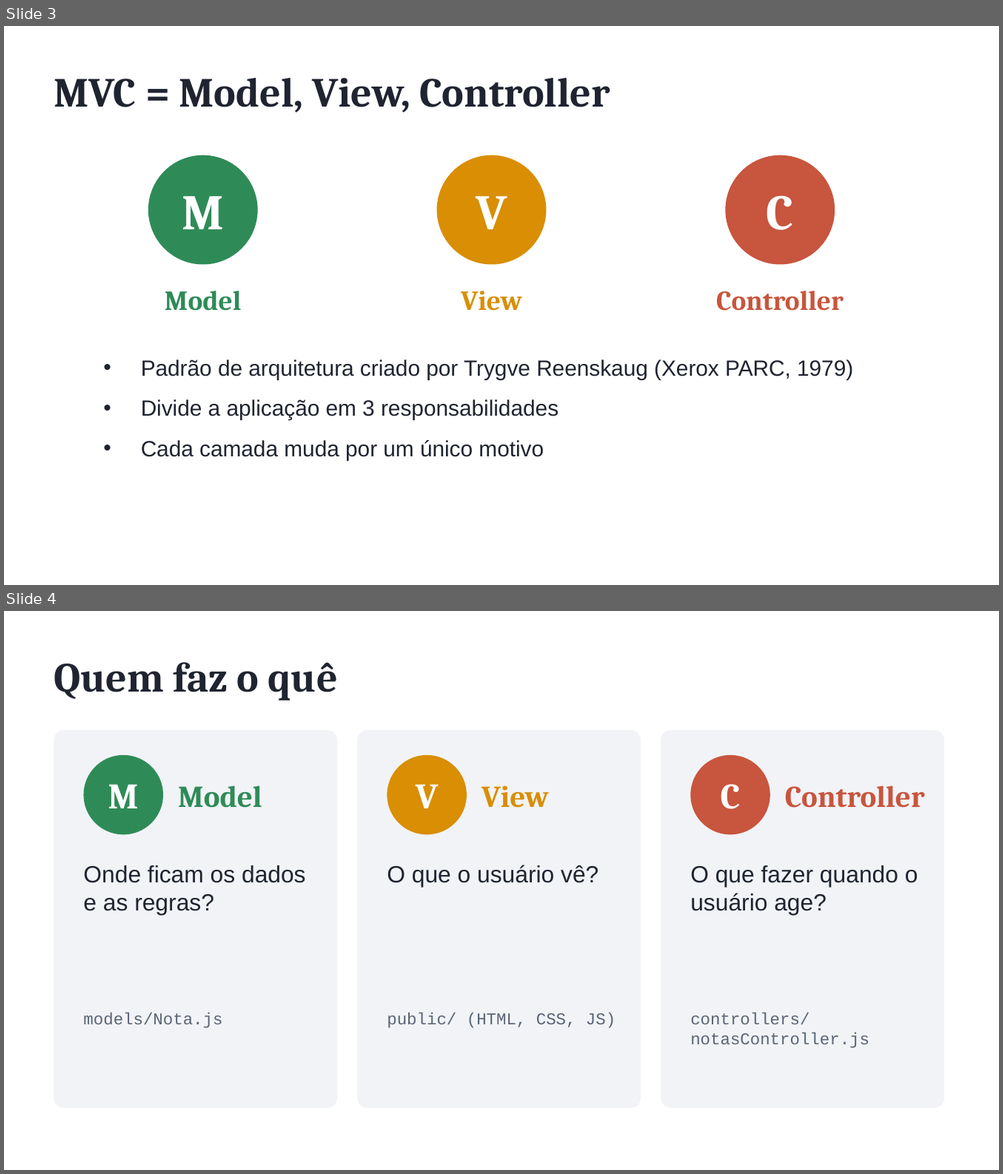
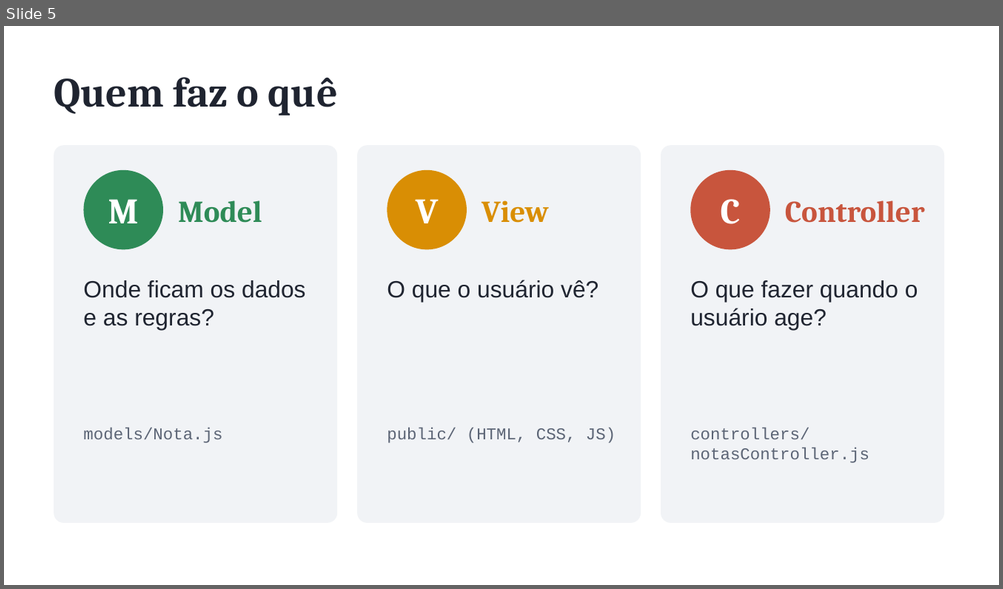
Before and after one commit to johnnysoutodev/mvc-app-anotacoes, a slide deck: docs/aula-mvc.pptx. Shown one above the other, each under a label of ours: slides 3 and 4 before the commit, slide 5 after it. The pictures are 1003x1174 and 1003x589 pixels, drawn with LibreOffice and Linux fonts; fonts in the diff are those of the drawing. Boxes give left, top, right and bottom in pixels: in the first picture for what was removed or moved away, otherwise in the second. Text is boxed around its words. In the diff, an @@ line names an element or a change of style, - is before the commit and + after.

```diff
--- a/docs/aula-mvc.pptx
+++ b/docs/aula-mvc.pptx
@@ slide 3 removed at <box>4,26,999,585</box>, background #FFFFFF @@
@@ text removed at <box>54,78,609,113</box> @@
-MVC = Model, View, Controller
@@ ellipse removed at <box>148,156,258,265</box> @@
@@ ellipse removed at <box>437,156,546,265</box> @@
@@ ellipse removed at <box>725,156,834,265</box> @@
@@ text removed at <box>182,196,224,230</box> @@
-M
@@ text removed at <box>475,196,506,230</box> @@
-V
@@ text removed at <box>766,195,794,230</box> @@
-C
@@ text removed at <box>165,291,241,311</box> @@
-Model
@@ text removed at <box>461,291,522,311</box> @@
-View
@@ text removed at <box>716,291,843,311</box> @@
-Controller
@@ text removed at <box>141,360,853,460</box> @@
-• Padrão de arquitetura criado por Trygve Reenskaug (Xerox PARC, 1979)
-• Divide a aplicação em 3 responsabilidades
-• Cada camada muda por um único motivo
@@ what was slide 4 is now slide 5 @@
```
Also in this commit, not shown: 2 slides changed, 2 slides added, 4 other files.
